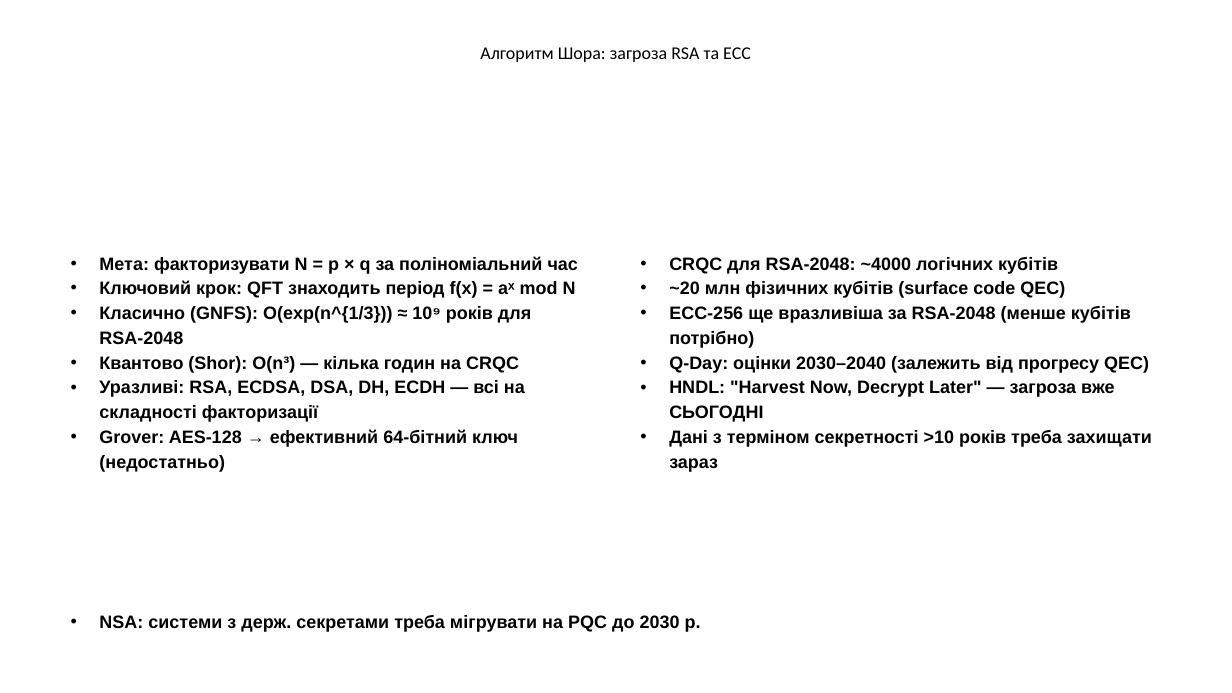
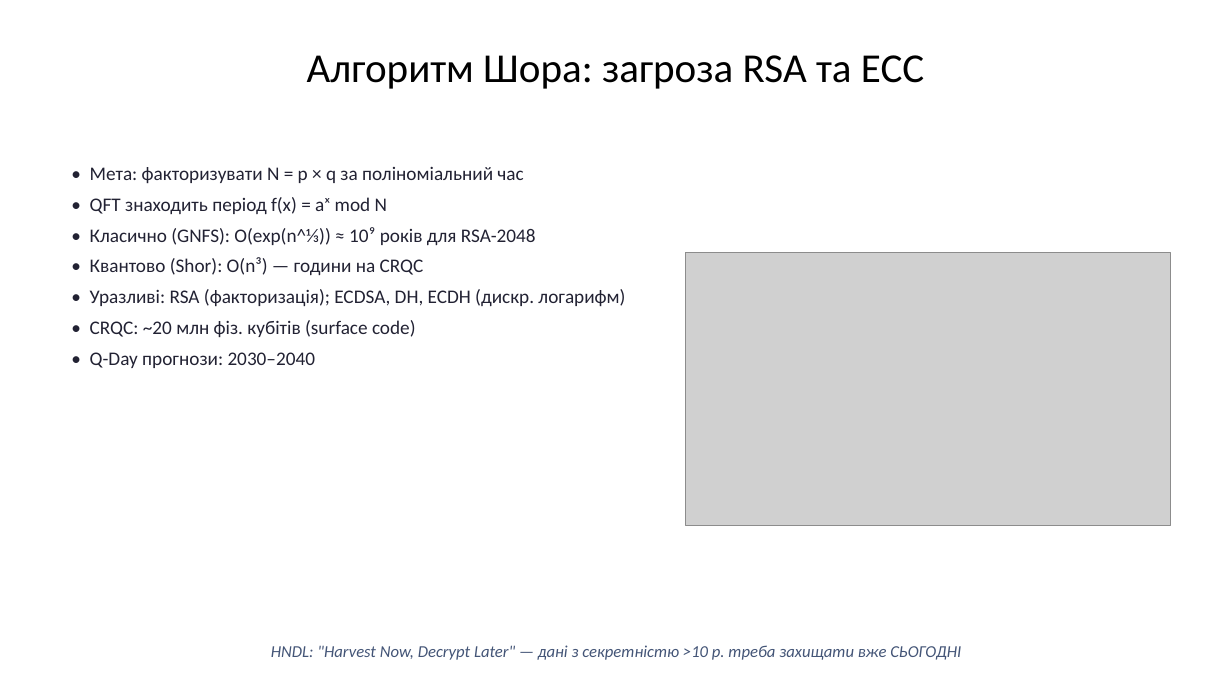
Before and after one commit to Andriykooo/ifntung-studies, a slide deck: slide 12 of Year 1/Постквантова криптографія/UA/2026/PPT/Презентація_1.pptx. Drawn at 1232x693 pixels with LibreOffice and Linux fonts; fonts in the diff are those of the drawing; grey boxes stand for pictures. Boxes give left, top, right and bottom in pixels: in the first picture for what was removed or moved away, otherwise in the second. Text is boxed around its words. In the diff, an @@ line names an element or a change of style, - is before the commit and + after.

```diff
--- a/Year 1/Постквантова криптографія/UA/2026/PPT/Презентація_1.pptx
+++ b/Year 1/Постквантова криптографія/UA/2026/PPT/Презентація_1.pptx
@@ text "Алгоритм Шора: загроза RSA та ..." at [307, 55, 924, 89]: size 14 to 32 pt @@
@@ text "• Мета: факторизувати N = ..." at [90, 167, 625, 368]: vertical alignment middle to top @@
@@ text at [90, 167, 625, 368]: text changed; size 14 to 15 pt; font Arial to Calibri; text colour #000000 to #222233; bold off @@
-• Мета: факторизувати N = p × q за поліноміальний час
-• Ключовий крок: QFT знаходить період f(x) = aˣ mod N
-• Класично (GNFS): O(exp(n^{1/3})) ≈ 10⁹ років для RSA-2048
-• Квантово (Shor): O(n³) — кілька годин на CRQC
-• Уразливі: RSA, ECDSA, DSA, DH, ECDH — всі на складності факторизації
-• Grover: AES-128 → ефективний 64-бітний ключ (недостатньо)
+• Мета: факторизувати N = p × q за поліноміальний час
+• QFT знаходить період f(x) = aˣ mod N
+• Класично (GNFS): O(exp(n^⅓)) ≈ 10⁹ років для RSA-2048
+• Квантово (Shor): O(n³) — години на CRQC
+• Уразливі: RSA (факторизація); ECDSA, DH, ECDH (дискр. логарифм)
+• CRQC: ~20 млн фіз. кубітів (surface code)
+• Q-Day прогнози: 2030–2040
@@ text removed at [669, 257, 1152, 472] @@
-• CRQC для RSA-2048: ~4000 логічних кубітів
-• ~20 млн фізичних кубітів (surface code QEC)
-• ECC-256 ще вразливіша за RSA-2048 (менше кубітів потрібно)
-• Q-Day: оцінки 2030–2040 (залежить від прогресу QEC)
-• HNDL: "Harvest Now, Decrypt Later" — загроза вже СЬОГОДНІ
-• Дані з терміном секретності >10 років треба захищати зараз
@@ picture added at [686, 252, 1171, 525] @@
@@ text removed at [99, 615, 701, 632] @@
-• NSA: системи з держ. секретами треба мігрувати на PQC до 2030 р.
@@ text added at [271, 645, 961, 660], 13 pt, text #445577, italic @@
+HNDL: "Harvest Now, Decrypt Later" — дані з секретністю >10 р. треба захищати вже СЬОГОДНІ
```
Also in this commit, not shown: 11 other slides changed, 3 other files.
